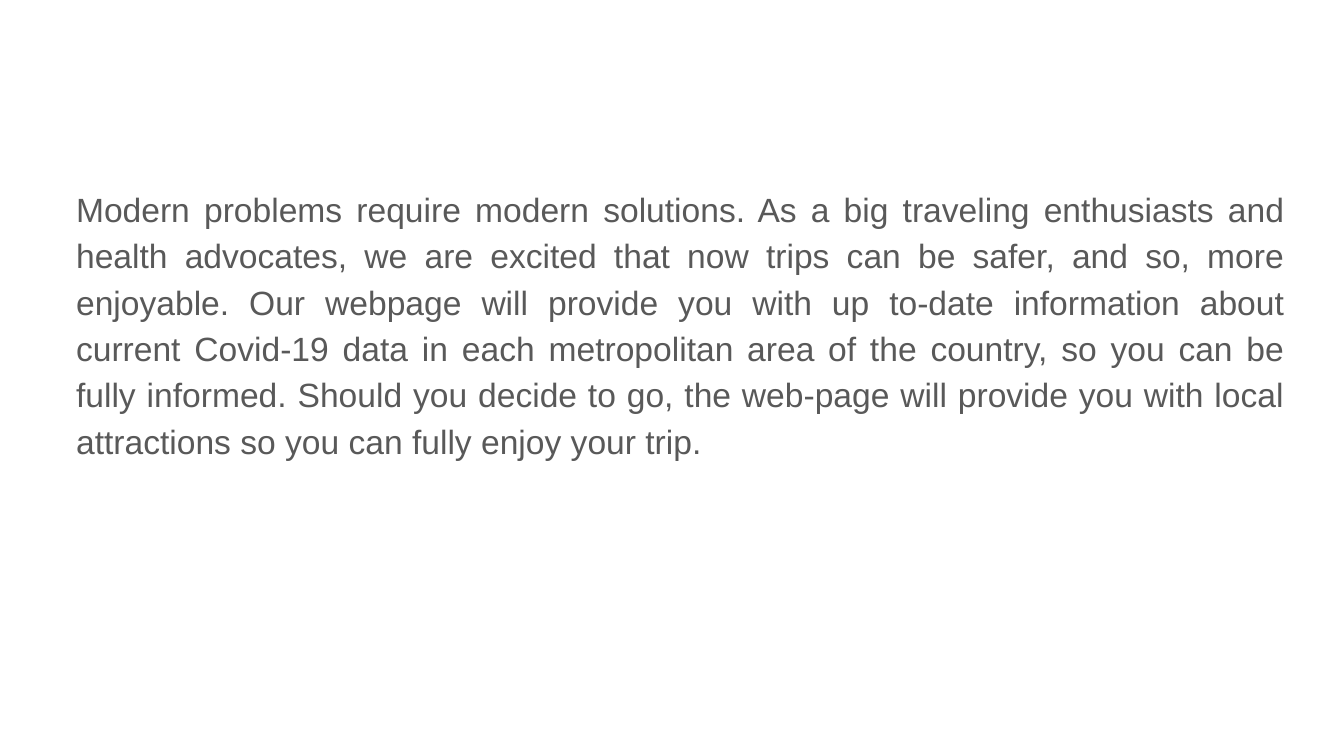
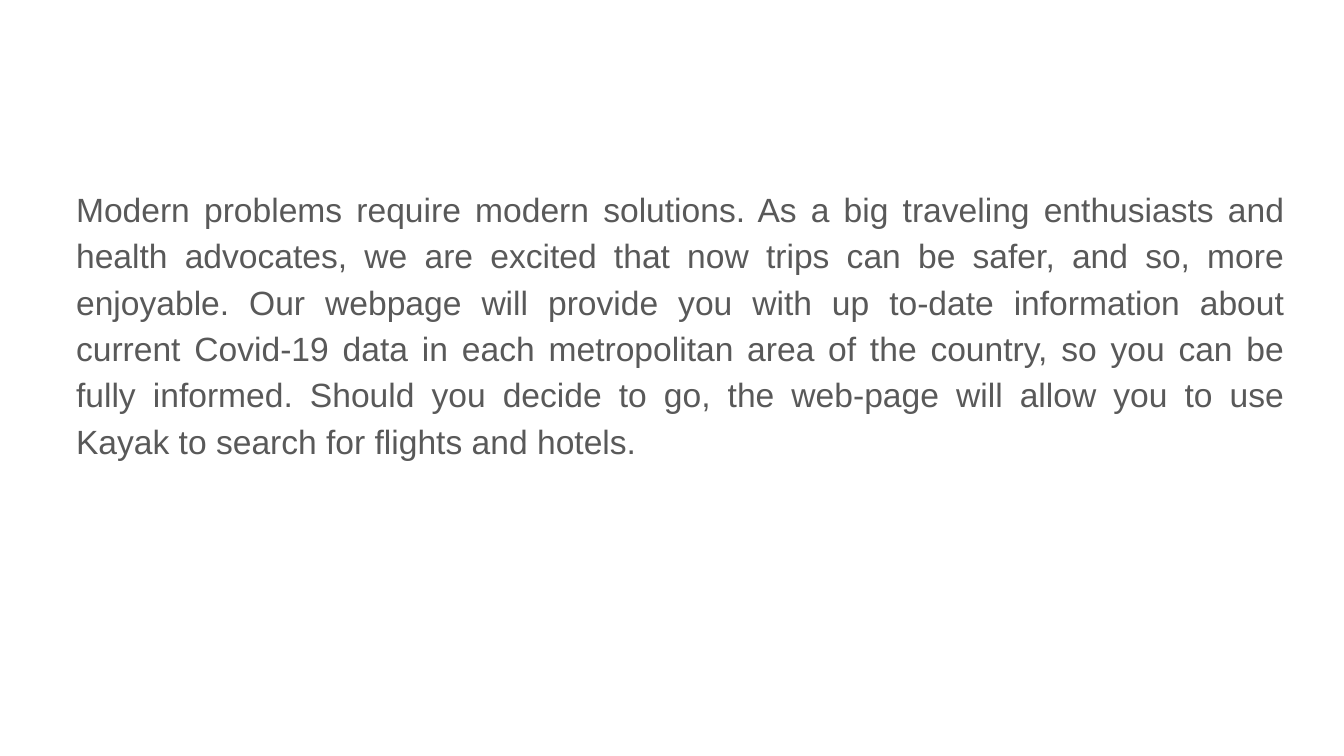
Before and after one commit to slspencer/Katuunko, a slide deck: slide 2 of project-presentation-template-original.pptx. Drawn at 1344x756 pixels with LibreOffice and Linux fonts; fonts in the diff are those of the drawing. Boxes give left, top, right and bottom in pixels: in the first picture for what was removed or moved away, otherwise in the second. Text is boxed around its words. In the diff, an @@ line names an element or a change of style, - is before the commit and + after.

```diff
--- a/project-presentation-template-original.pptx
+++ b/project-presentation-template-original.pptx
@@ text at (x1=76, y1=197, x2=1284, y2=460): text changed @@
-Modern problems require modern solutions. As a big traveling enthusiasts and health advocates, we are excited that now trips can be safer, and so, more enjoyable. Our webpage will provide you with up to-date information about current Covid-19 data in each metropolitan area of the country, so you can be fully informed. Should you decide to go, the web-page will provide you with local attractions so you can fully enjoy your trip.
+Modern problems require modern solutions. As a big traveling enthusiasts and health advocates, we are excited that now trips can be safer, and so, more enjoyable. Our webpage will provide you with up to-date information about current Covid-19 data in each metropolitan area of the country, so you can be fully informed. Should you decide to go, the web-page will allow you to use Kayak to search for flights and hotels.
```
Also in this commit, not shown: 5 other slides changed, 2 other files.
